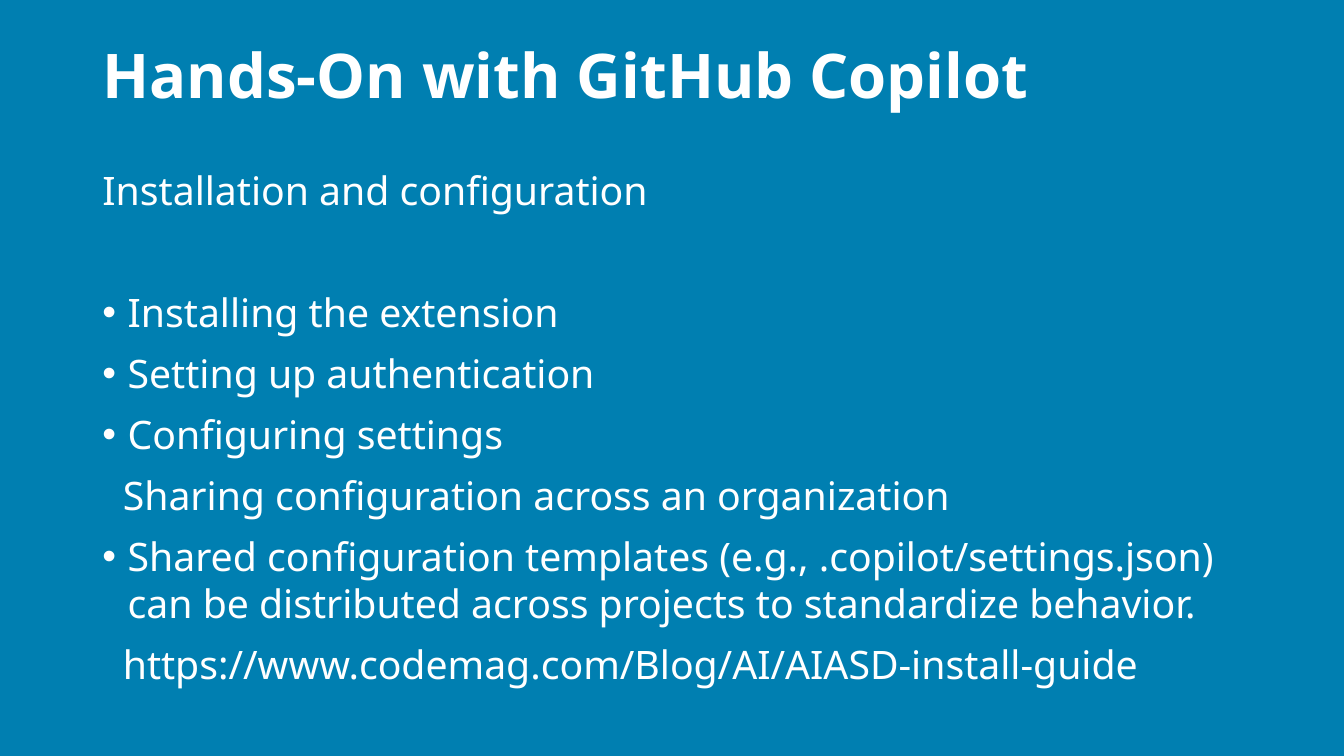
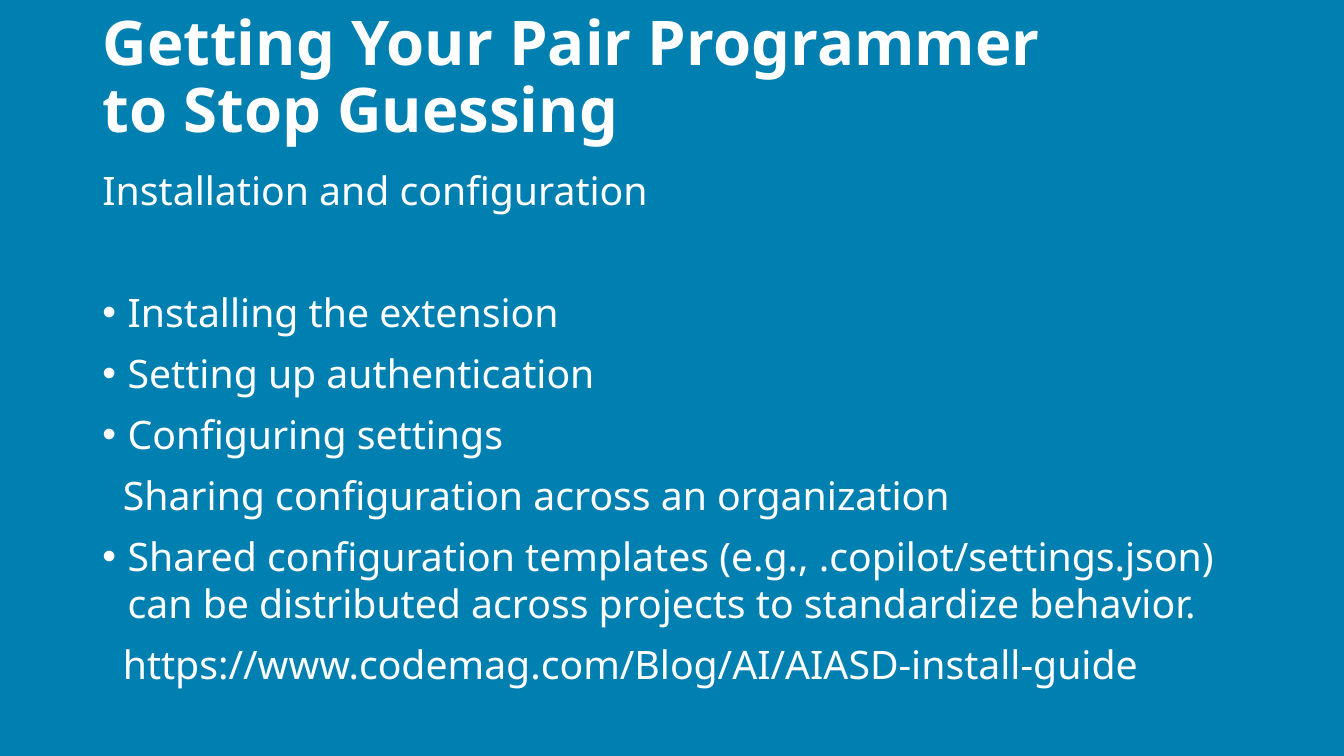
Before and after one commit to j0hnnymiller/AI-Assisted-Software-Development, a slide deck: slide 30 of slides/output/aiasd-311-monday-draft.pptx (slide 37 before the commit). Drawn at 1344x756 pixels with LibreOffice and Linux fonts; fonts in the diff are those of the drawing; background and template pictures are left out. Boxes give left, top, right and bottom in pixels: in the first picture for what was removed or moved away, otherwise in the second. Text is boxed around its words. In the diff, an @@ line names an element or a change of style, - is before the commit and + after.

```diff
--- a/slides/output/aiasd-311-monday-draft.pptx
+++ b/slides/output/aiasd-311-monday-draft.pptx
@@ title at [102, 18, 1040, 147]: text changed @@
-Hands-On with GitHub Copilot
+Getting Your Pair Programmer to Stop Guessing
```
Also in this commit, not shown: 87 other slides changed, 6 slides added, 22 slides removed, 10 other files.
